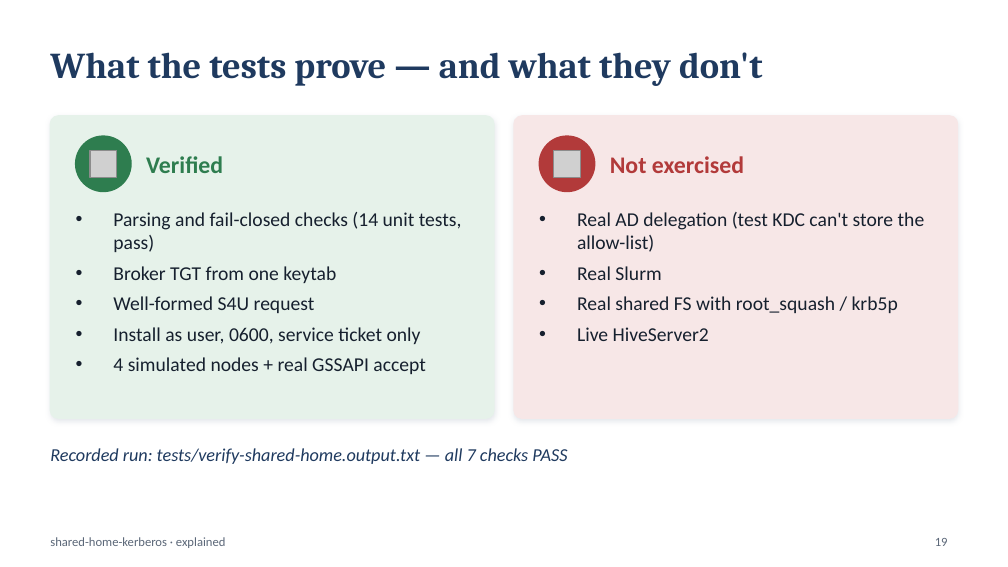
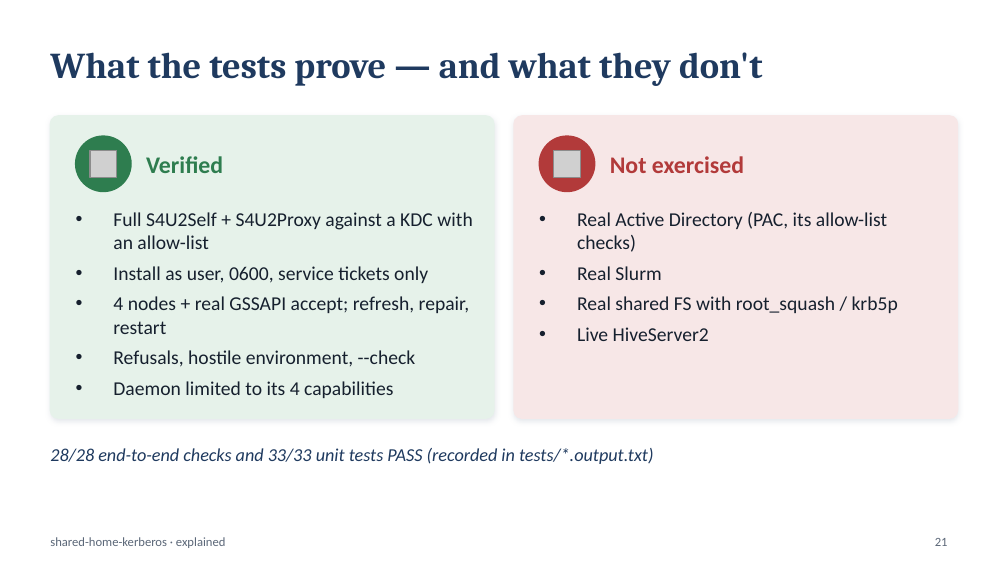
Before and after one commit to vijayrattehalli-cloud/shared-home-kerberos, a slide deck: slide 21 of docs/shared-home-kerberos-slides.pptx (slide 19 before the commit). Drawn at 1008x567 pixels with LibreOffice and Linux fonts; fonts in the diff are those of the drawing; grey boxes stand for pictures. Boxes give left, top, right and bottom in pixels: in the first picture for what was removed or moved away, otherwise in the second. Text is boxed around its words. In the diff, an @@ line names an element or a change of style, - is before the commit and + after.

```diff
--- a/docs/shared-home-kerberos-slides.pptx
+++ b/docs/shared-home-kerberos-slides.pptx
@@ text at [113, 212, 472, 398]: text changed @@
-• Parsing and fail-closed checks (14 unit tests, pass)
-• Broker TGT from one keytab
-• Well-formed S4U request
-• Install as user, 0600, service ticket only
-• 4 simulated nodes + real GSSAPI accept
+• Full S4U2Self + S4U2Proxy against a KDC with an allow-list
+• Install as user, 0600, service tickets only
+• 4 nodes + real GSSAPI accept; refresh, repair, restart
+• Refusals, hostile environment, --check
+• Daemon limited to its 4 capabilities
@@ text at [577, 212, 887, 252]: text changed @@
-• Real AD delegation (test KDC can't store the allow-list)
+• Real Active Directory (PAC, its allow-list checks)
@@ text at [50, 448, 653, 464]: text changed @@
-Recorded run: tests/verify-shared-home.output.txt — all 7 checks PASS
+28/28 end-to-end checks and 33/33 unit tests PASS (recorded in tests/*.output.txt)
@@ page number at [935, 538, 948, 546]: text changed @@
-19
+21
```
Also in this commit, not shown: 11 other slides changed, 3 slides added, 1 slide removed, 1 other file.
